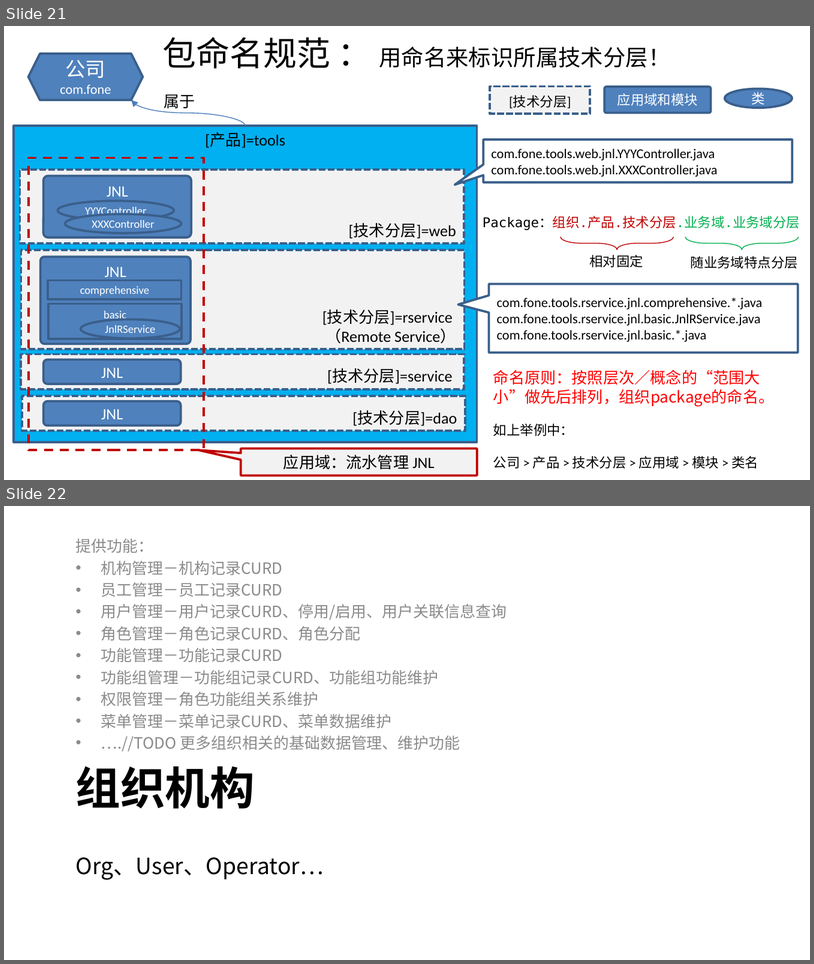
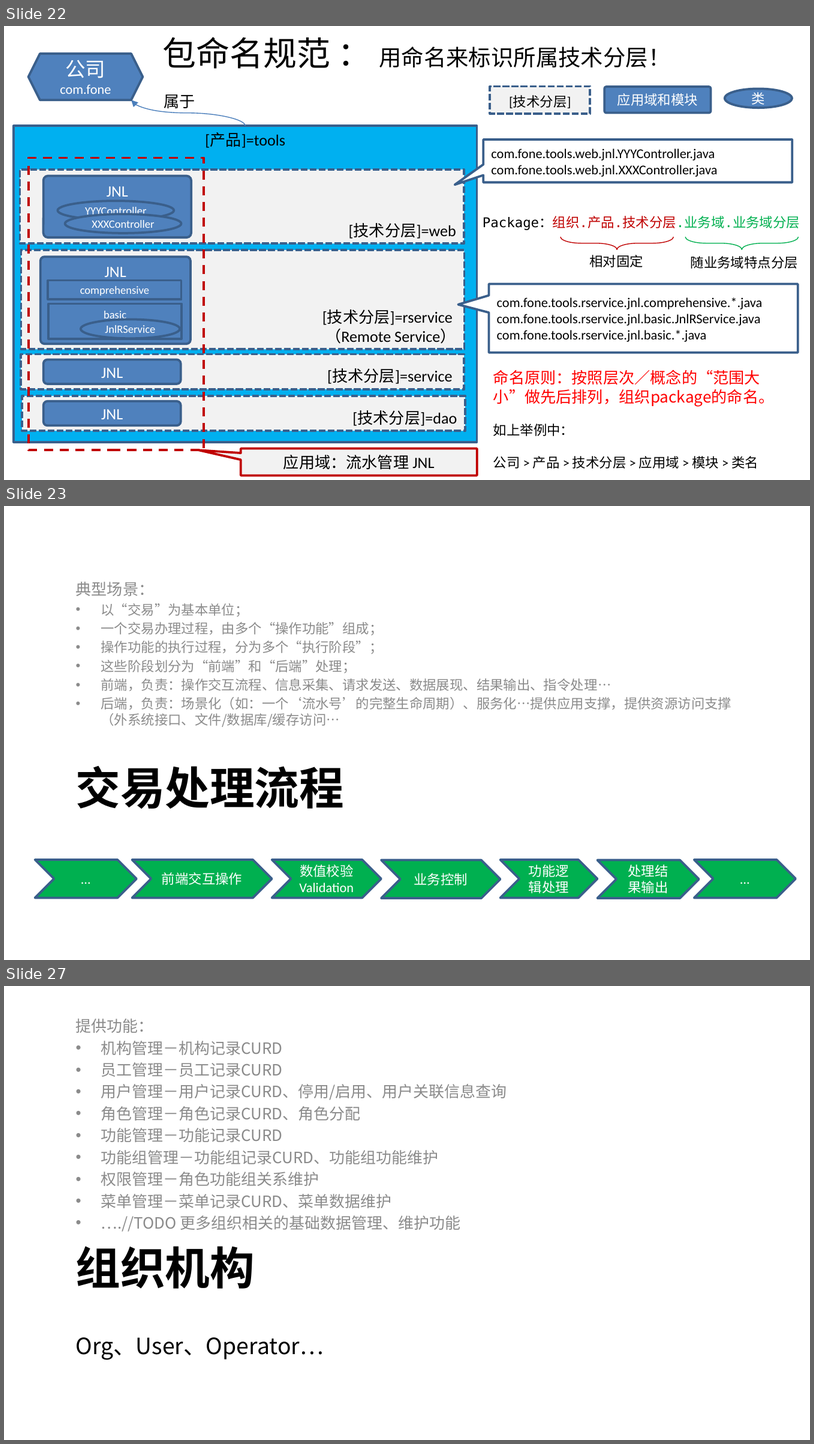
Before and after one commit to shiyunlai/tistools, a slide deck: readme/TIStools.pptx. Shown one above the other, each under a label of ours: slides 21 and 22 before the commit, slides 22, 23 and 27 after it; the slides between them are not shown. The pictures are 814x964 and 814x1444 pixels, drawn with LibreOffice and Linux fonts; fonts in the diff are those of the drawing. Boxes give left, top, right and bottom in pixels: in the first picture for what was removed or moved away, otherwise in the second. Text is boxed around its words. In the diff, an @@ line names an element or a change of style, - is before the commit and + after.

```diff
--- a/readme/TIStools.pptx
+++ b/readme/TIStools.pptx
@@ slide 23 added at [4,506,810,960], background #FFFFFF @@
@@ text added at [76,582,732,727], 12 pt, text #8C8C8C @@
+典型场景：
+• 以“交易”为基本单位；
+• 一个交易办理过程，由多个“操作功能”组成；
+• 操作功能的执行过程，分为多个“执行阶段”；
+• 这些阶段划分为“前端”和“后端”处理；
+• 前端，负责：操作交互流程、信息采集、请求发送、数据展现、结果输出、指令处理…
+• 后端，负责：场景化（如：一个‘流水号’的完整生命周期）、服务化…提供应用支撑，提供资源访问支撑（外系统接口、文件/数据库/缓存访问…
@@ title added at [76,765,345,808], 40 pt, text #000000, bold @@
+交易处理流程
@@ chevron added at [35,859,136,897], fill #00B050, outline #3A5F8C 2 pt, 12 pt, text #FFFFFF @@
+…
@@ chevron added at [132,859,272,897], fill #00B050, outline #3A5F8C 2 pt, 12 pt, text #FFFFFF @@
+前端交互操作
@@ chevron added at [272,859,381,897], fill #00B050, outline #3A5F8C 2 pt, 12 pt, text #FFFFFF @@
+数值校验Validation
@@ chevron added at [381,860,501,898], fill #00B050, outline #3A5F8C 2 pt, 12 pt, text #FFFFFF @@
+业务控制
@@ chevron added at [501,859,597,897], fill #00B050, outline #3A5F8C 2 pt, 12 pt, text #FFFFFF @@
+功能逻辑处理
@@ chevron added at [597,860,699,898], fill #00B050, outline #3A5F8C 2 pt, 12 pt, text #FFFFFF @@
+处理结果输出
@@ chevron added at [694,859,796,897], fill #00B050, outline #3A5F8C 2 pt, 12 pt, text #FFFFFF @@
+…
@@ what was slide 21 is now slide 22 @@
@@ what was slide 22 is now slide 27 @@
```
Also in this commit, not shown: 1 slide changed, 6 other slides added, 1 other file.
